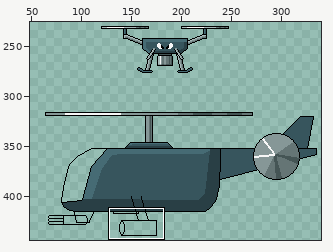
Pixel-art file, stored at Blazing Geostation/pyropter.aseprite. The picture above shows the old version from afar; the outline marks the close-up.
Close-up. The starting point:
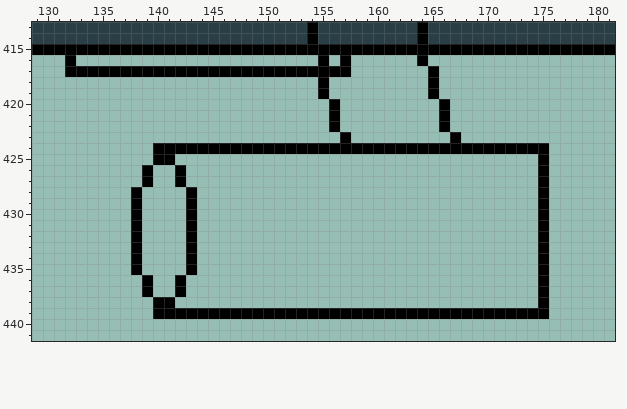
368x800 pixels, 1 frame. Colours within 5 levels of each other are drawn and written as one. Shown: x 129..181, y 413..441. The wide view leaves out empty margins. The commit also changed other parts of the picture, which this record leaves out.
Once edited:
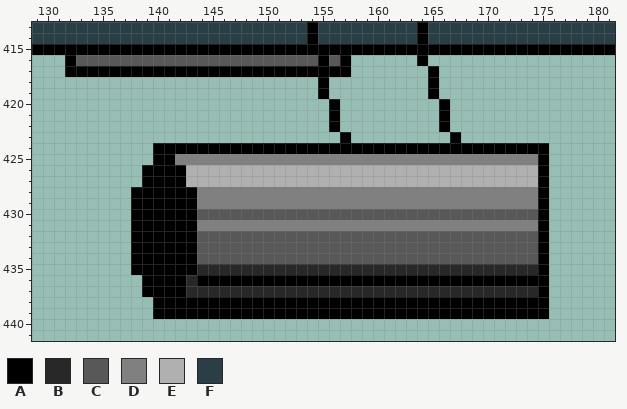
Palette (. is transparent): A #000000  B #282828  C #585858  D #808080  E #b0b0b0  F #293f45
Diff:
--- layers "Layer 2", "Layer 1"
@@ x 131..158 @@
 415 AAAAAAAAAAAAAAAAAAAAAAAAAAAA
-416 .A......................A.A.
+416 .ACCCCCCCCCCCCCCCCCCCCCCACA.
 417 .AAAAAAAAAAAAAAAAAAAAAAAAAA.
@@ x 129..181 @@
 424 ...........AAAAAAAAAAAAAAAAAAAAAAAAAAAAAAAAAAAA......
-425 ...........AA.................................A......
-426 ..........A..A................................A......
-427 ..........A..A................................A......
-428 .........A....A...............................A......
-429 .........A....A...............................A......
-430 .........A....A...............................A......
-431 .........A....A...............................A......
-432 .........A....A...............................A......
-433 .........A....A...............................A......
-434 .........A....A...............................A......
-435 .........A....A...............................A......
-436 ..........A..A................................A......
-437 ..........A..A................................A......
-438 ...........AA.................................A......
+425 ...........AADDDDDDDDDDDDDDDDDDDDDDDDDDDDDDDDDA......
+426 ..........AAAAEEEEEEEEEEEEEEEEEEEEEEEEEEEEEEEEA......
+427 ..........AAAAEEEEEEEEEEEEEEEEEEEEEEEEEEEEEEEEA......
+428 .........AAAAAADDDDDDDDDDDDDDDDDDDDDDDDDDDDDDDA......
+429 .........AAAAAADDDDDDDDDDDDDDDDDDDDDDDDDDDDDDDA......
+430 .........AAAAAACCCCCCCCCCCCCCCCCCCCCCCCCCCCCCCA......
+431 .........AAAAAADDDDDDDDDDDDDDDDDDDDDDDDDDDDDDDA......
+432 .........AAAAAACCCCCCCCCCCCCCCCCCCCCCCCCCCCCCCA......
+433 .........AAAAAACCCCCCCCCCCCCCCCCCCCCCCCCCCCCCCA......
+434 .........AAAAAACCCCCCCCCCCCCCCCCCCCCCCCCCCCCCCA......
+435 .........AAAAAABBBBBBBBBBBBBBBBBBBBBBBBBBBBBBBA......
+436 ..........AAAABAAAAAAAAAAAAAAAAAAAAAAAAAAAAAAAA......
+437 ..........AAAABBBBBBBBBBBBBBBBBBBBBBBBBBBBBBBBA......
+438 ...........AAAAAAAAAAAAAAAAAAAAAAAAAAAAAAAAAAAA......
 439 ...........AAAAAAAAAAAAAAAAAAAAAAAAAAAAAAAAAAAA......
